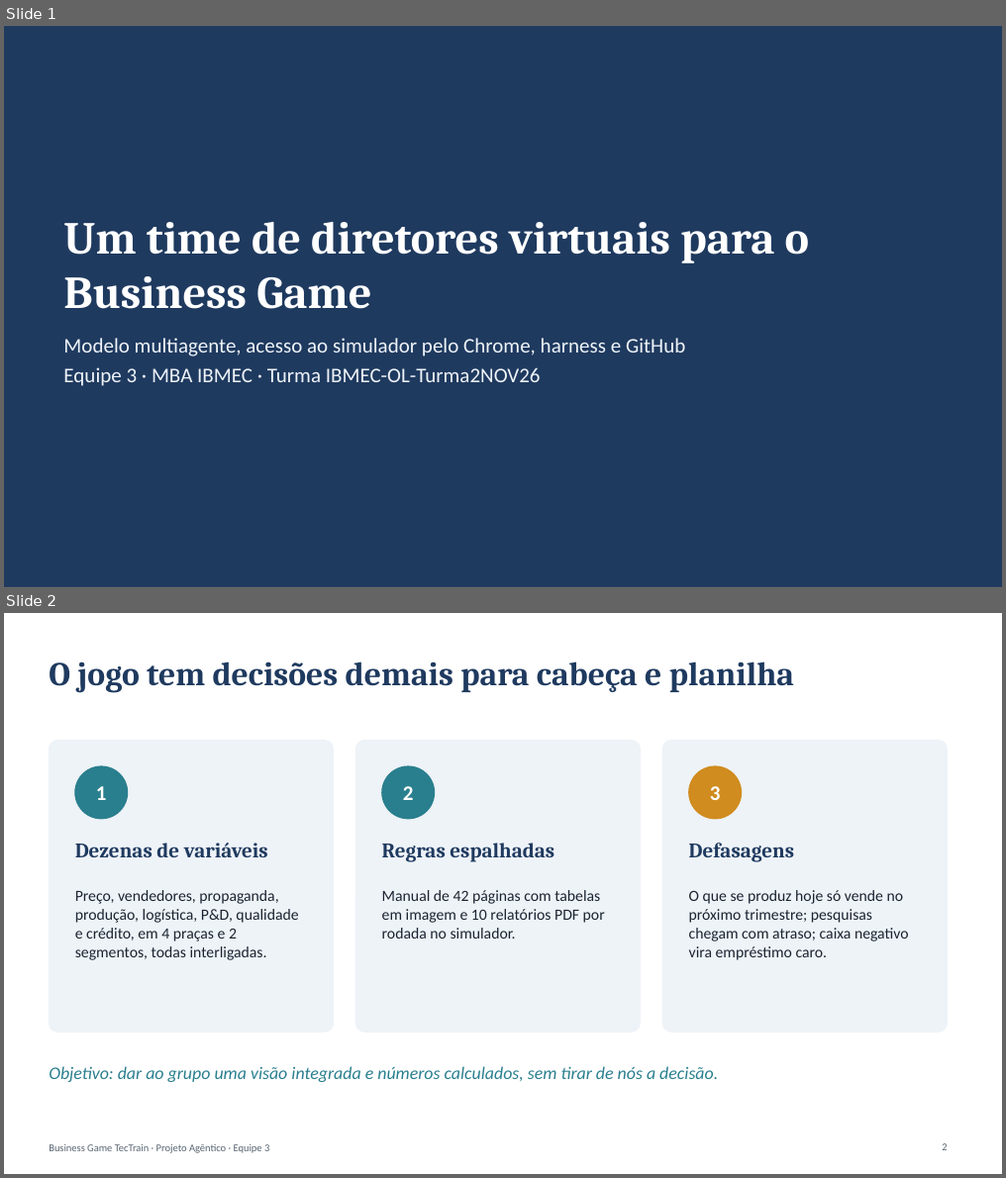
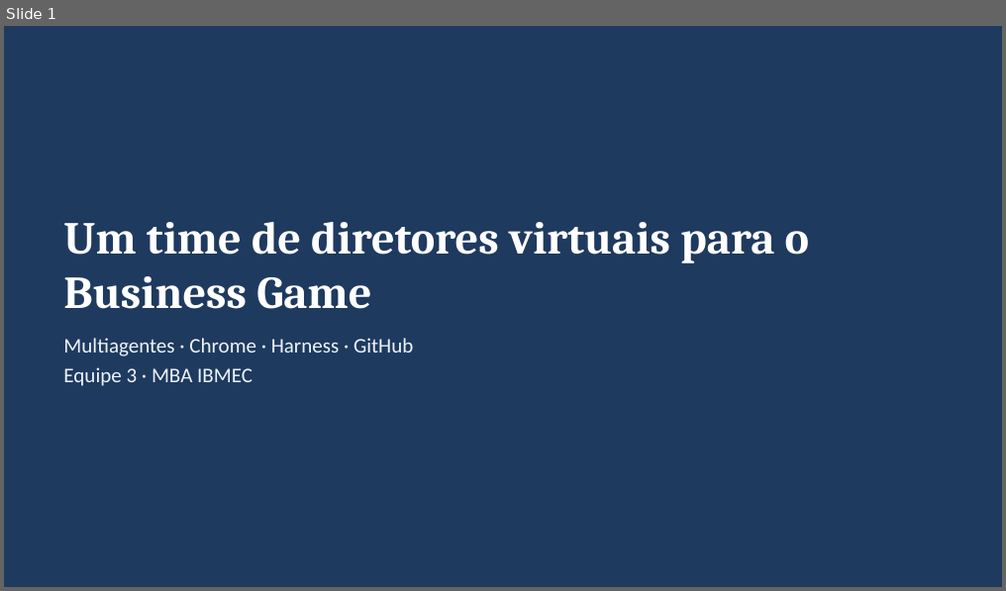
Before and after one commit to katiafrancoso/mba-business-game, a slide deck: entregaveis/Projeto_Agentico_Business_Game_Equipe3.pptx. Shown one above the other, each under a label of ours: slides 1 and 2 before the commit, slide 1 after it. The pictures are 1006x1178 and 1006x591 pixels, drawn with LibreOffice and Linux fonts; fonts in the diff are those of the drawing. Boxes give left, top, right and bottom in pixels: in the first picture for what was removed or moved away, otherwise in the second. Text is boxed around its words. In the diff, an @@ line names an element or a change of style, - is before the commit and + after.

```diff
--- a/entregaveis/Projeto_Agentico_Business_Game_Equipe3.pptx
+++ b/entregaveis/Projeto_Agentico_Business_Game_Equipe3.pptx
@@ slide 2 removed at bbox=[4, 613, 1002, 1174], background #FFFFFF @@
@@ title removed at bbox=[49, 662, 794, 693] @@
-O jogo tem decisões demais para cabeça e planilha
@@ rounded rectangle removed at bbox=[49, 741, 334, 1032] @@
@@ rounded rectangle removed at bbox=[355, 741, 641, 1032] @@
@@ rounded rectangle removed at bbox=[662, 741, 947, 1032] @@
@@ ellipse removed at bbox=[75, 766, 128, 819] @@
@@ text removed at bbox=[96, 786, 107, 800] @@
-1
@@ ellipse removed at bbox=[382, 766, 435, 819] @@
@@ text removed at bbox=[403, 786, 414, 800] @@
-2
@@ ellipse removed at bbox=[689, 766, 742, 819] @@
@@ text removed at bbox=[710, 786, 721, 800] @@
-3
@@ text removed at bbox=[75, 843, 268, 858] @@
-Dezenas de variáveis
@@ text removed at bbox=[382, 843, 554, 862] @@
-Regras espalhadas
@@ text removed at bbox=[689, 843, 794, 862] @@
-Defasagens
@@ text removed at bbox=[75, 890, 298, 960] @@
-Preço, vendedores, propaganda, produção, logística, P&D, qualidade e crédito, em 4 praças e 2 segmentos, todas interligadas.
@@ text removed at bbox=[382, 890, 605, 939] @@
-Manual de 42 páginas com tabelas em imagem e 10 relatórios PDF por rodada no simulador.
@@ text removed at bbox=[689, 890, 909, 960] @@
-O que se produz hoje só vende no próximo trimestre; pesquisas chegam com atraso; caixa negativo vira empréstimo caro.
@@ text removed at bbox=[49, 1066, 718, 1082] @@
-Objetivo: dar ao grupo uma visão integrada e números calculados, sem tirar de nós a decisão.
@@ text removed at bbox=[49, 1145, 269, 1154] @@
-Business Game TecTrain · Projeto Agêntico · Equipe 3
@@ page number removed at bbox=[942, 1144, 946, 1151] @@
-2
@@ slide 1 changed as well @@
@@ text at bbox=[63, 338, 413, 386]: text changed @@
-Modelo multiagente, acesso ao simulador pelo Chrome, harness e GitHub
-Equipe 3 · MBA IBMEC · Turma IBMEC-OL-Turma2NOV26
+Multiagentes · Chrome · Harness · GitHub
+Equipe 3 · MBA IBMEC
```
Also in this commit, not shown: 3 other slides changed, 2 slides added, 7 other slides removed, 3 other files.
